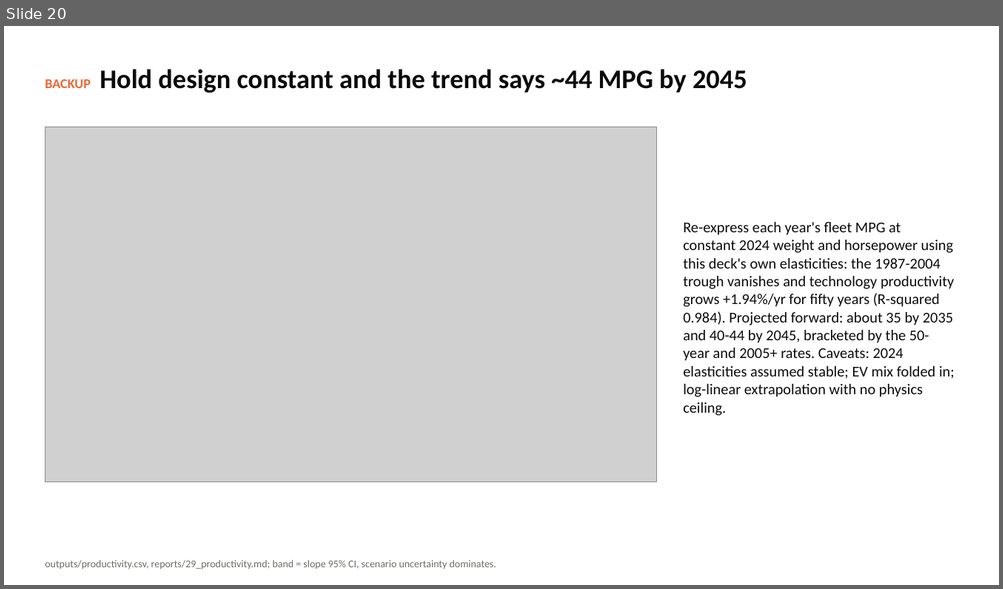
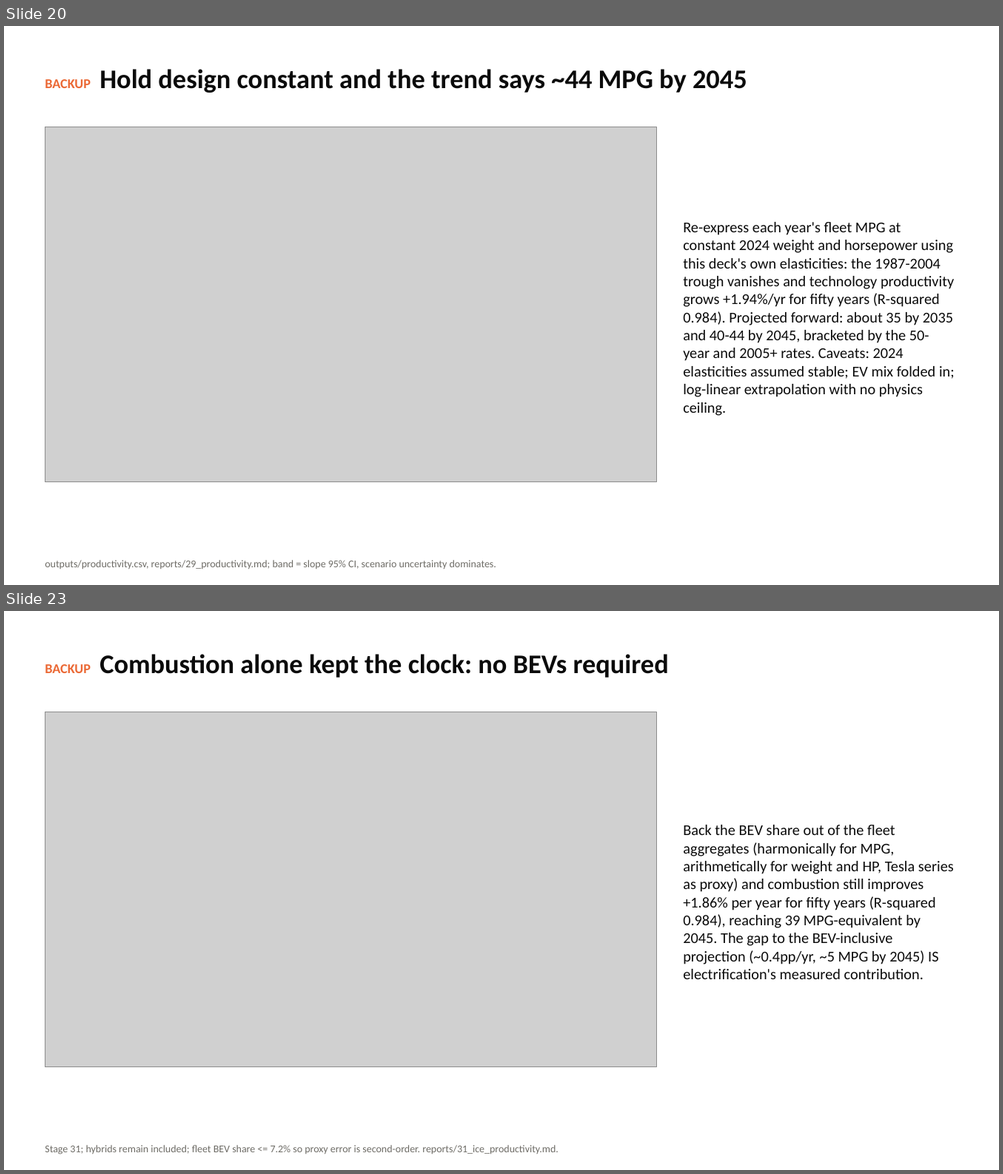
Before and after one commit to SCherwonik/OS3180, a slide deck: MPG Prediction Deck.pptx. Shown one above the other, each under a label of ours: slide 20 before the commit, slides 20 and 23 after it; the slides between them are not shown. The pictures are 1003x589 and 1003x1174 pixels, drawn with LibreOffice and Linux fonts; fonts in the diff are those of the drawing; grey boxes stand for pictures. Boxes give left, top, right and bottom in pixels: in the first picture for what was removed or moved away, otherwise in the second. Text is boxed around its words. In the diff, an @@ line names an element or a change of style, - is before the commit and + after.

```diff
--- a/MPG Prediction Deck.pptx
+++ b/MPG Prediction Deck.pptx
@@ slide 23 added at bbox=[4, 611, 999, 1170], background #FFFFFF @@
@@ text added at bbox=[45, 654, 669, 678], 26 pt, text #0B0B0B, bold @@
+BACKUP Combustion alone kept the clock: no BEVs required
@@ picture added at bbox=[45, 712, 657, 1068] @@
@@ text added at bbox=[683, 825, 953, 980], 14.5 pt, text #0B0B0B @@
+Back the BEV share out of the fleet aggregates (harmonically for MPG, arithmetically for weight and HP, Tesla series as proxy) and combustion still improves +1.86% per year for fifty years (R-squared 0.984), reaching 39 MPG-equivalent by 2045. The gap to the BEV-inclusive projection (~0.4pp/yr, ~5 MPG by 2045) IS electrification's measured contribution.
@@ text added at bbox=[45, 1145, 558, 1155], 10 pt, text #6E6C66 @@
+Stage 31; hybrids remain included; fleet BEV share <= 7.2% so proxy error is second-order. reports/31_ice_productivity.md.
```
Also in this commit, not shown: 5 slides changed, 3 other slides added, 2 other files.
